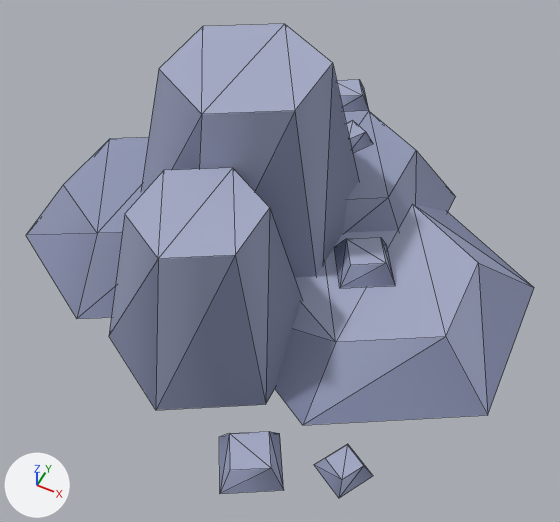
Before and after pictures for a commit that changed the glTF model public/assets/styles/stylized/props/kenney_castle_rocks_large.glb.
Both versions are drawn from a 50 mm lens placed at (0.589, -1.222, 1.43), pointed at (0.057, -0.158, 0.1). The axes (+X, +Y, +Z) are drawn at lower left. The lights are the same throughout. The older version comes first. Mesh edges are drawn as thin lines. Where no turn or scale is listed for an object, it has been applied to the vertices. Vertices at exactly the same position are counted once.

Objects in the first picture: 'stone'.
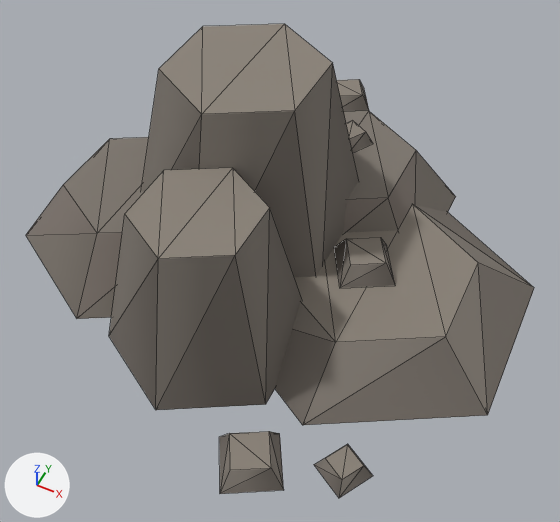
Changed parts and their boxes [x1, y1, x2, y2] in the pictures (560 x 522 px):
part 1 of me_mesh_1, recoloured (greyish blue to grey)
    both: [26, 24, 534, 498]

The change, as a diff of the scene's bpy script:
```diff
--- a/public/assets/styles/stylized/props/kenney_castle_rocks_large.glb.py
+++ b/public/assets/styles/stylized/props/kenney_castle_rocks_large.glb.py
@@ me_mesh_1 @@
 # used by ob_stone; location = (0.0, 0.0, 0.0)
-me_mesh_1.from_pydata(...)  # 100 vertices, 130 faces; spans x -0.6..0.6, y -0.674..0.674, z 0.0..0.5
+me_mesh_1.from_pydata(...)  # 100 vertices, 150 faces; spans x -0.6..0.6, y -0.674..0.674, z 0.0..0.5
+# me_mesh_1 part 1: 130 kept faces spanning x -0.6..0.6, y -0.674..0.674, z 0.0..0.5 get new vertex colours; the middle colour goes from greyish blue #949bb7 to grey #7f7870
+# edits to the shape of me_mesh_1 do not show in these pictures
 me_mesh_1.materials.append(mat_skz_stone)
```
